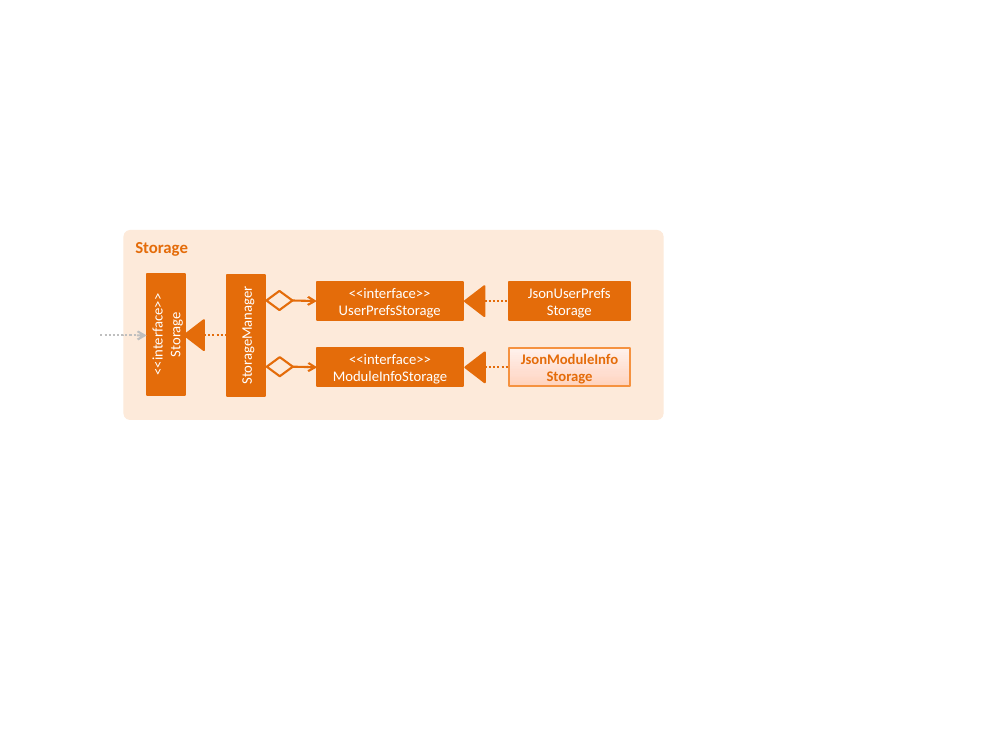
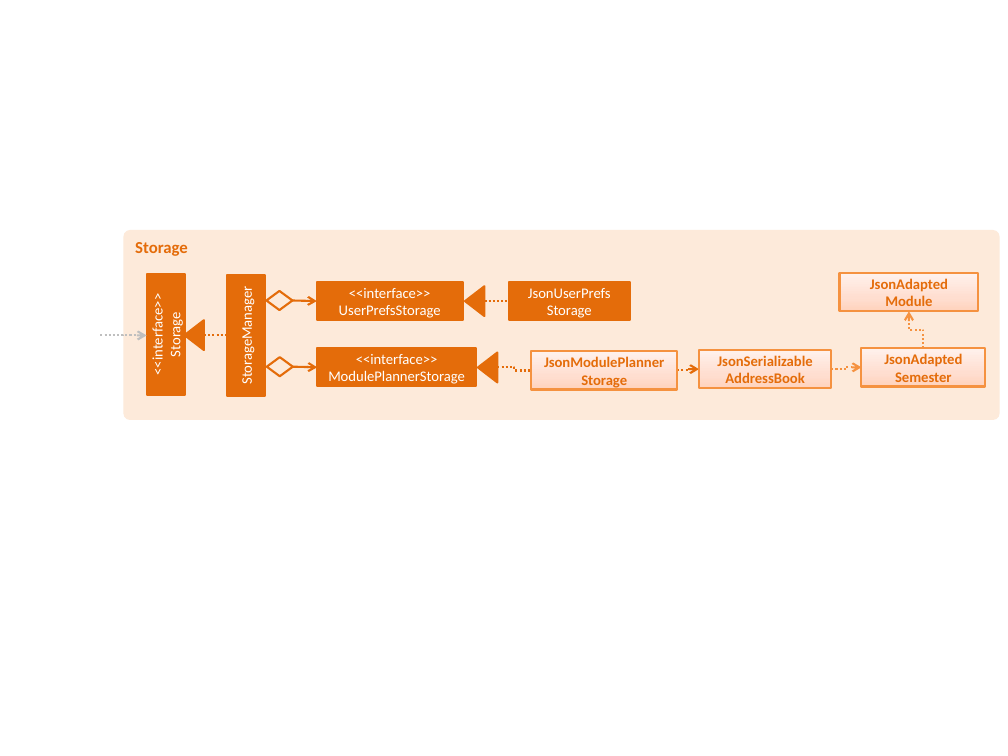
Before and after one commit to rongjiecomputer/main, a slide deck: slide 1 of docs/diagrams/StorageComponentClassDiagram.pptx. Drawn at 1008x756 pixels with LibreOffice and Linux fonts; fonts in the diff are those of the drawing. Boxes give left, top, right and bottom in pixels: in the first picture for what was removed or moved away, otherwise in the second. Text is boxed around its words. In the diff, an @@ line names an element or a change of style, - is before the commit and + after.

Commit message:
DeveloperGuide.adoc: Update ModuleInfo and Storage docs (#149)

```diff
--- a/docs/diagrams/StorageComponentClassDiagram.pptx
+++ b/docs/diagrams/StorageComponentClassDiagram.pptx
@@ rounded rectangle "Storage": place and size @@
-rounded rectangle "Storage" at (123, 230, 663, 419)
+rounded rectangle "Storage" at (123, 230, 999, 419)
@@ rectangle added at (840, 273, 979, 311), fill gradient #FFD2BD to #FFDED0 to #FFF2ED, outline #F69240 1.5 pt, 10.5 pt, text #E46C0A, bold @@
+JsonAdapted
+Module
@@ elbow arrow added from (923, 349) to (909, 311), #F69240 1.5 pt dashed @@
@@ rectangle "<<interface>> ModulePlannerStorage": place and size @@
-rectangle "<<interface>> ModulePlannerStorage" at (318, 348, 464, 386)
+rectangle "<<interface>> ModulePlannerStorage" at (318, 348, 477, 386)
@@ text in rectangle at (328, 354, 465, 384): text changed @@
-<<interface>>
-ModuleInfoStorage
+<<interface>>
+ModulePlannerStorage
@@ triangle: place and size @@
-triangle at (466, 352, 485, 383)
+triangle at (478, 352, 497, 383)
@@ rectangle "JsonModulePlanner Storage": place and size @@
-rectangle "JsonModulePlanner Storage" at (509, 348, 629, 386)
+rectangle "JsonModulePlanner Storage" at (531, 352, 677, 390)
@@ text in rectangle at (544, 356, 664, 389): text changed @@
-JsonModuleInfoStorage
+JsonModulePlanner
+Storage
@@ rectangle added at (699, 350, 831, 388), fill gradient #FFD2BD to #FFDED0 to #FFF2ED, outline #F69240 1.5 pt, 10.5 pt, text #E46C0A, bold @@
+JsonSerializable
+AddressBook
@@ rectangle added at (862, 349, 986, 387), fill gradient #FFD2BD to #FFDED0 to #FFF2ED, outline #F69240 1.5 pt, 10.5 pt, text #E46C0A, bold @@
+JsonAdapted
+Semester
@@ elbow line moved from (485, 367) - (509, 367) to (497, 368) - (531, 371) @@
@@ elbow arrow added from (677, 371) to (699, 369), #E46C0A 1.5 pt dashed @@
@@ elbow arrow added from (832, 369) to (862, 368), #F69240 1.5 pt dashed @@
```
Also in this commit, not shown: 2 other files.
